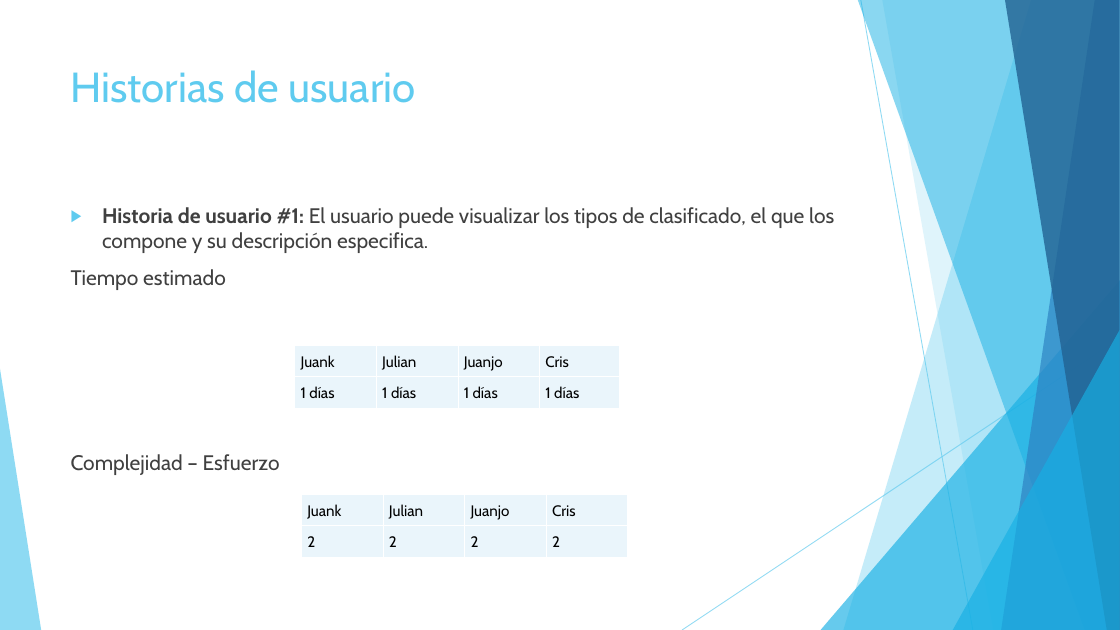
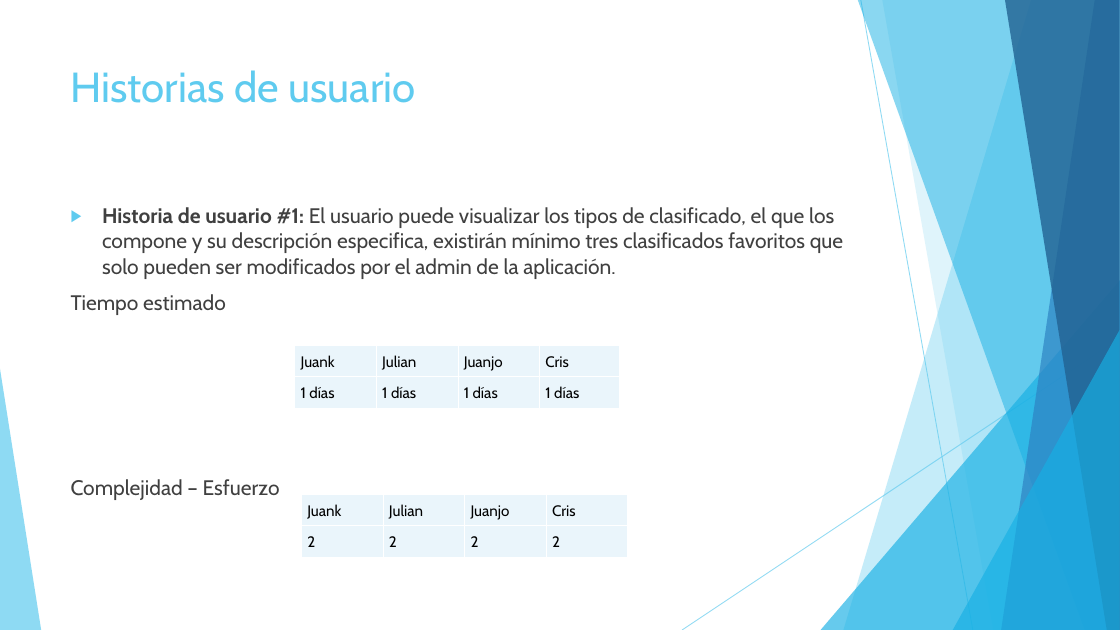
Before and after one commit to Vampiro20111/clasificados, a slide deck: slide 7 of Clasificados.pptx (slide 5 before the commit). Drawn at 1120x630 pixels with LibreOffice and Linux fonts; fonts in the diff are those of the drawing. Boxes give left, top, right and bottom in pixels: in the first picture for what was removed or moved away, otherwise in the second. Text is boxed around its words. In the diff, an @@ line names an element or a change of style, - is before the commit and + after.

```diff
--- a/Clasificados.pptx
+++ b/Clasificados.pptx
@@ text at (102,207,843,279): text changed @@
-▶ Historia de usuario #1: El usuario puede visualizar los tipos de clasificado, el que los compone y su descripción especifica.
+▶ Historia de usuario #1: El usuario puede visualizar los tipos de clasificado, el que los compone y su descripción especifica, existirán mínimo tres clasificados favoritos que solo pueden ser modificados por el admin de la aplicación.
```
Also in this commit, not shown: 5 other slides changed, 5 slides added, 4 slides removed.
